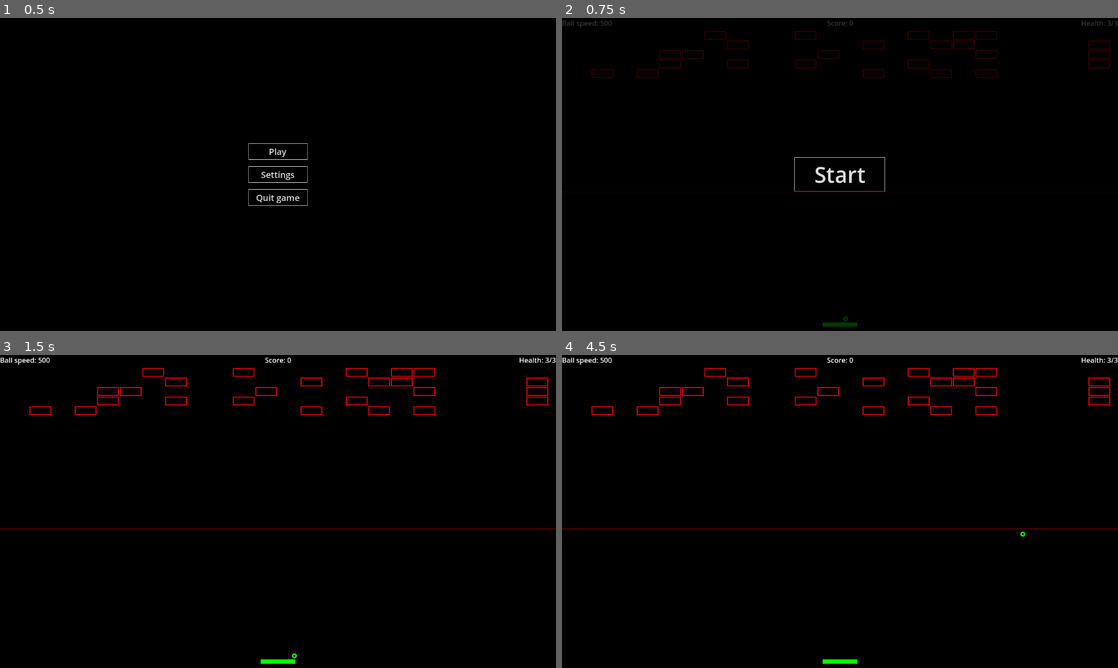
Above: before the commit, frames 1-4 (two rows, left to right).
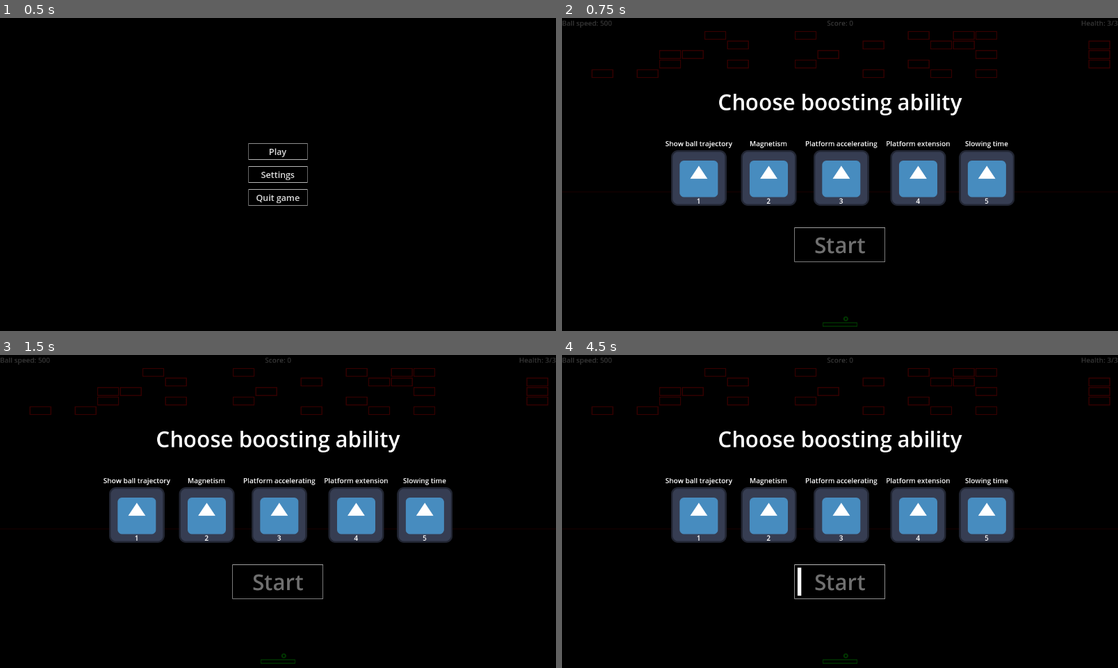
Above: after the commit, the same moments.

Repository: Germenzi/Infinitoid
Game: Godot game, scene res://main.tscn
Same seed, same stepped clock (60 frames per second), same inputs: the game is played once before the commit and once after it. The engine's default icon, where the game draws it, is replaced by a stand-in: a white triangle on a blue panel in a dark square.
Inputs (mouse positions are in pixels of both pictures, inside the frame that each line leads up to):
- Up to frame 1 (0.5 s): no input
- Up to frame 2 (0.75 s): click "Play" at 0.5 s
- Up to frame 3 (1.5 s): click (278, 511) at 1.25 s, where only the run before the commit has a clickable "Start"
- Up to frame 4 (4.5 s): tap Enter at 2, 3.5 s; move the mouse to (962, 495) at 2.02 s; hold Up (ui_up) 2.03-2.75 s; tap O at 2.1, 3.6 s; click (962, 495) at 2.17 s; tap Space at 2.75, 4.25 s; drag from (728, 527) to (812, 574) at 2.77 s; move the mouse to (895, 442) at 3.52 s; hold Up (ui_up) 3.53-4.25 s; drag from (812, 574) to (673, 464) at 4.27 s

Frame 1 is identical in both runs. In frame 2, 11% of the frame differs, in the area x 18-82%, y 24-99%; in frame 3, 12%; in frame 4, 12%, in the area x 0-100%, y 0-99%.

Commit message:
Add ability choosing UI

Diff:
--- a/GameAbilitiesNamespace.gd
+++ /dev/null
@@ -1,11 +0,0 @@
-extends Object
-
-class_name GameAbilitiesNamespace
-
-enum {
-	SLOWTIME,
-	SHOW_BALL_TRAJECTORY,
-	PLATFORM_ACCELERATION,
-	PLATFORM_EXTENSION,
-	MAGNETISM,
-}
--- /dev/null
+++ b/ability_infos/ball_trajectory.tres
@@ -0,0 +1,10 @@
+[gd_resource type="Resource" script_class="AbilityInfo" load_steps=3 format=3 uid="uid://cke05n6l4lfdx"]
+
+[ext_resource type="Script" path="res://scripts/AbilityInfo.gd" id="1_2ddut"]
+[ext_resource type="Texture2D" uid="uid://c3tquqsp3rh14" path="res://icon.svg" id="1_2qujk"]
+
+[resource]
+script = ExtResource("1_2ddut")
+ability_name = "Show ball trajectory"
+ability_texture = ExtResource("1_2qujk")
+ability_type = 1
--- /dev/null
+++ b/ability_infos/magnetism.tres
@@ -0,0 +1,10 @@
+[gd_resource type="Resource" script_class="AbilityInfo" load_steps=3 format=3 uid="uid://sor7jwll2bs8"]
+
+[ext_resource type="Script" path="res://scripts/AbilityInfo.gd" id="1_bg6kw"]
+[ext_resource type="Texture2D" uid="uid://c3tquqsp3rh14" path="res://icon.svg" id="1_ui5lu"]
+
+[resource]
+script = ExtResource("1_bg6kw")
+ability_name = "Magnetism"
+ability_texture = ExtResource("1_ui5lu")
+ability_type = 4
--- /dev/null
+++ b/ability_infos/platform_acceleration.tres
@@ -0,0 +1,10 @@
+[gd_resource type="Resource" script_class="AbilityInfo" load_steps=3 format=3 uid="uid://dg03wwapw0blv"]
+
+[ext_resource type="Texture2D" uid="uid://c3tquqsp3rh14" path="res://icon.svg" id="1_0ytor"]
+[ext_resource type="Script" path="res://scripts/AbilityInfo.gd" id="1_51xe3"]
+
+[resource]
+script = ExtResource("1_51xe3")
+ability_name = "Platform accelerating"
+ability_texture = ExtResource("1_0ytor")
+ability_type = 2
--- /dev/null
+++ b/ability_infos/platform_extension.tres
@@ -0,0 +1,10 @@
+[gd_resource type="Resource" script_class="AbilityInfo" load_steps=3 format=3 uid="uid://dpenq8fqwtc1b"]
+
+[ext_resource type="Texture2D" uid="uid://c3tquqsp3rh14" path="res://icon.svg" id="1_7mvqu"]
+[ext_resource type="Script" path="res://scripts/AbilityInfo.gd" id="1_ekt0c"]
+
+[resource]
+script = ExtResource("1_ekt0c")
+ability_name = "Platform extension"
+ability_texture = ExtResource("1_7mvqu")
+ability_type = 3
--- /dev/null
+++ b/ability_infos/slowtime.tres
@@ -0,0 +1,10 @@
+[gd_resource type="Resource" script_class="AbilityInfo" load_steps=3 format=3 uid="uid://c07b50kexxf7s"]
+
+[ext_resource type="Texture2D" uid="uid://c3tquqsp3rh14" path="res://icon.svg" id="1_xviy4"]
+[ext_resource type="Script" path="res://scripts/AbilityInfo.gd" id="1_ygq1e"]
+
+[resource]
+script = ExtResource("1_ygq1e")
+ability_name = "Slowing time"
+ability_texture = ExtResource("1_xviy4")
+ability_type = 0
--- /dev/null
+++ b/namespaces/AbilitiesListDBNamespace.gd
@@ -0,0 +1,11 @@
+extends Object
+
+class_name AbilitiesListDBNamespace
+
+const AVAILIBLE_ABILITIES : Array[AbilityInfo] = [
+	preload("res://ability_infos/ball_trajectory.tres"),
+	preload("res://ability_infos/magnetism.tres"),
+	preload("res://ability_infos/platform_acceleration.tres"),
+	preload("res://ability_infos/platform_extension.tres"),
+	preload("res://ability_infos/slowtime.tres"),
+]
--- /dev/null
+++ b/namespaces/GameAbilitiesNamespace.gd
@@ -0,0 +1,14 @@
+extends Object
+
+class_name GameAbilitiesNamespace
+
+enum Types {
+	SLOWTIME,
+	SHOW_BALL_TRAJECTORY,
+	PLATFORM_ACCELERATION,
+	PLATFORM_EXTENSION,
+	MAGNETISM,
+}
+
+const ABILITY_FALLBACK_ICON : Texture = preload("res://icon.svg")
+const ABILITY_UI_ENTRY_SCENE : PackedScene = preload("res://scenes/ability_list_ui_entry.tscn")
--- a/project.godot
+++ b/project.godot
@@ -38,11 +38,13 @@
 platform_left={
 "deadzone": 0.5,
 "events": [Object(InputEventKey,"resource_local_to_scene":false,"resource_name":"","device":-1,"window_id":0,"alt_press …(191 unchanged characters)…
+, Object(InputEventKey,"resource_local_to_scene":false,"resource_name":"","device":-1,"window_id":0,"alt_pressed":false,"shift_pressed":false,"ctrl_pressed":false,"meta_pressed":false,"pressed":false,"keycode":0,"physical_keycode":4194319,"key_label":0,"unicode":0,"location":0,"echo":false,"script":null)
 ]
 }
 platform_right={
 "deadzone": 0.5,
 "events": [Object(InputEventKey,"resource_local_to_scene":false,"resource_name":"","device":-1,"window_id":0,"alt_press …(192 unchanged characters)…
+, Object(InputEventKey,"resource_local_to_scene":false,"resource_name":"","device":-1,"window_id":0,"alt_pressed":false,"shift_pressed":false,"ctrl_pressed":false,"meta_pressed":false,"pressed":false,"keycode":0,"physical_keycode":4194321,"key_label":0,"unicode":0,"location":0,"echo":false,"script":null)
 ]
 }
 platform_launch_ball={
@@ -50,6 +52,26 @@
 "events": [Object(InputEventKey,"resource_local_to_scene":false,"resource_name":"","device":-1,"window_id":0,"alt_press …(191 unchanged characters)…
 ]
 }
+ability_selecting_next={
+"deadzone": 0.5,
+"events": [Object(InputEventKey,"resource_local_to_scene":false,"resource_name":"","device":-1,"window_id":0,"alt_pressed":false,"shift_pressed":false,"ctrl_pressed":false,"meta_pressed":false,"pressed":false,"keycode":0,"physical_keycode":68,"key_label":0,"unicode":100,"location":0,"echo":false,"script":null)
+]
+}
+ability_selecting_prev={
+"deadzone": 0.5,
+"events": [Object(InputEventKey,"resource_local_to_scene":false,"resource_name":"","device":-1,"window_id":0,"alt_pressed":false,"shift_pressed":false,"ctrl_pressed":false,"meta_pressed":false,"pressed":false,"keycode":0,"physical_keycode":65,"key_label":0,"unicode":97,"location":0,"echo":false,"script":null)
+]
+}
+ability_selecting_down={
+"deadzone": 0.5,
+"events": [Object(InputEventKey,"resource_local_to_scene":false,"resource_name":"","device":-1,"window_id":0,"alt_pressed":false,"shift_pressed":false,"ctrl_pressed":false,"meta_pressed":false,"pressed":false,"keycode":0,"physical_keycode":83,"key_label":0,"unicode":115,"location":0,"echo":false,"script":null)
+]
+}
+ability_selecting_up={
+"deadzone": 0.5,
+"events": [Object(InputEventKey,"resource_local_to_scene":false,"resource_name":"","device":-1,"window_id":0,"alt_pressed":false,"shift_pressed":false,"ctrl_pressed":false,"meta_pressed":false,"pressed":false,"keycode":0,"physical_keycode":87,"key_label":0,"unicode":119,"location":0,"echo":false,"script":null)
+]
+}
 
 [rendering]
 
--- /dev/null
+++ b/scenes/ability_list_ui_entry.tscn
@@ -0,0 +1,101 @@
+[gd_scene load_steps=4 format=3 uid="uid://4dsx0ran0jti"]
+
+[ext_resource type="Theme" uid="uid://dmce53ilrrlem" path="res://main-theme.tres" id="1_i1g2y"]
+[ext_resource type="Texture2D" uid="uid://c3tquqsp3rh14" path="res://icon.svg" id="2_2janw"]
+
+[sub_resource type="GDScript" id="GDScript_whi16"]
+resource_name = "main"
+script/source = "extends AbilityListEntry
+
+var _selected : bool = false
+var _selecting : bool = false
+
+func _do_set_ability_name(p_ability_name:String) -> void:
+	(%Name as Label).text = p_ability_name
+
+
+func _do_set_ability_number(p_number:int) -> void:
+	(%Number as Label).text = \"%s\" % p_number
+
+
+func _do_set_ability_texture(p_texture:Texture) -> void:
+	(%Icon as TextureRect).texture = p_texture
+
+
+# virtual
+func _do_set_mark_as_selecting(mark:bool) -> void:
+	if mark:
+		if not _selected:
+			(%Number as CanvasItem).self_modulate = Color.AQUAMARINE
+			(%Name as CanvasItem).self_modulate = Color.AQUAMARINE
+	elif not _selected:
+		(%Number as CanvasItem).self_modulate = Color.WHITE
+		(%Name as CanvasItem).self_modulate = Color.WHITE
+
+	_selecting = mark
+
+# virtual
+func _do_set_mark_as_selected(mark:bool) -> void:
+	if mark:
+		(%Number as CanvasItem).self_modulate = Color.GREEN
+		(%Name as CanvasItem).self_modulate = Color.GREEN
+	elif _selecting:
+		(%Number as CanvasItem).self_modulate = Color.AQUAMARINE
+		(%Name as CanvasItem).self_modulate = Color.AQUAMARINE
+	else:
+		(%Number as CanvasItem).self_modulate = Color.WHITE
+		(%Name as CanvasItem).self_modulate = Color.WHITE
+
+	_selected = mark
+"
+
+[node name="AbilityListUIEntry" type="VBoxContainer"]
+anchors_preset = 15
+anchor_right = 1.0
+anchor_bottom = 1.0
+grow_horizontal = 2
+grow_vertical = 2
+script = SubResource("GDScript_whi16")
+
+[node name="Name" type="Label" parent="."]
+unique_name_in_owner = true
+layout_mode = 2
+text = "Ability name"
+horizontal_alignment = 1
+vertical_alignment = 1
+
+[node name="Icon" type="TextureRect" parent="."]
+unique_name_in_owner = true
+layout_mode = 2
+size_flags_vertical = 3
+theme = ExtResource("1_i1g2y")
+texture = ExtResource("2_2janw")
+stretch_mode = 5
+
+[node name="Number" type="Label" parent="Icon"]
+unique_name_in_owner = true
+layout_mode = 1
+anchors_preset = 7
+anchor_left = 0.5
+anchor_top = 1.0
+anchor_right = 0.5
+anchor_bottom = 1.0
+offset_left = -20.0
+offset_top = -19.0
+offset_right = 20.0
+grow_horizontal = 2
+grow_vertical = 0
+horizontal_alignment = 1
+
+[node name="SelectedMarker" type="ColorRect" parent="."]
+unique_name_in_owner = true
+visible = false
+custom_minimum_size = Vector2(0, 5)
+layout_mode = 2
+color = Color(0, 1, 0, 1)
+
+[node name="SelectionMarker" type="ColorRect" parent="."]
+unique_name_in_owner = true
+visible = false
+custom_minimum_size = Vector2(0, 5)
+layout_mode = 2
--- a/scenes/arcanoid_game.tscn
+++ b/scenes/arcanoid_game.tscn
@@ -1,7 +1,7 @@
 [gd_scene load_steps=14 format=3 uid="uid://bixm1xmwh4h83"]
 
 [ext_resource type="Theme" uid="uid://dmce53ilrrlem" path="res://main-theme.tres" id="2_665qb"]
-[ext_resource type="Script" path="res://GameState.gd" id="3_6rb05"]
+[ext_resource type="Script" path="res://scripts/GameState.gd" id="3_6rb05"]
 [ext_resource type="PackedScene" uid="uid://dj4cqaqhhkqus" path="res://scenes/game_starting_ui.tscn" id="3_ricfi"]
 
 [sub_resource type="GDScript" id="GDScript_vuba5"]
@@ -46,8 +46,7 @@
 	BLOCK
 }
 
-@onready
-var chosen_ability : Ability = $BallTrajectroryAbility#$MagnetismAbility#$PlatformExtensionAbility#$PlatformAccelerationAbility
+var chosen_ability : Ability
 
 func _ready() -> void:
 	_game_state.state_machine.handle_state(GameState.GAME_STARTING_STATE, _on_state_game_starting)
@@ -186,9 +185,19 @@
 				banned_rects_sides = ArcanoidGeometry.RectGroupBannedSides.new()
 
 	# hardcoded bugfix, when ball super rarely just ignore walls
-	if not _game_state.playing_area_rect.has_point(_game_state.ball_position):
-		_game_state.ball_position = old_ball_position - old_ball_velocity*delta
-		_game_state.ball_velocity = old_ball_velocity.rotated(randf_range(-1e-1, 1e-1))
+	if not _game_state.playing_area_rect.grow(-_game_state.ball_radius).has_point(_game_state.ball_position):
+		if _game_state.ball_position.x <= _game_state.playing_area_rect.position.x:
+			_game_state.ball_position.x = _game_state.playing_area_rect.position.x + _game_state.ball_radius + 4.0
+			_game_state.ball_velocity.x *= -1
+		elif  _game_state.ball_position.x >= _game_state.playing_area_rect.end.x:
+			_game_state.ball_position.x = _game_state.playing_area_rect.end.x - _game_state.ball_radius - 4.0
+			_game_state.ball_velocity.x *= -1
+		if _game_state.ball_position.y <= _game_state.playing_area_rect.position.y:
+			_game_state.ball_velocity.y *= -1
+			_game_state.ball_position.y = _game_state.playing_area_rect.position.y + _game_state.ball_radius + 4.0
+		elif _game_state.ball_position.y >= _game_state.playing_area_rect.end.y:
+			_game_state.ball_velocity.y *= -1
+			_game_state.ball_position.y = _game_state.playing_area_rect.position.y - _game_state.ball_radius - 4.0
 		print(\"TRUTEN\")
 
 func _place_ball_to_launch_position() -> void:
@@ -264,8 +273,20 @@
 	get_tree().reload_current_scene()
 
 
-func _on_game_starging_ui_start_button_pressed() -> void:
+func _on_game_starging_ui_start_button_pressed(ability:GameAbilitiesNamespace.Types) -> void:
 	(%GameStartingUI as Control).hide()
+	match ability:
+		GameAbilitiesNamespace.Types.SLOWTIME:
+			chosen_ability = $SlowtimeAbility
+		GameAbilitiesNamespace.Types.SHOW_BALL_TRAJECTORY:
+			chosen_ability = $BallTrajectroryAbility
+		GameAbilitiesNamespace.Types.PLATFORM_ACCELERATION:
+			chosen_ability = $PlatformAccelerationAbility
+		GameAbilitiesNamespace.Types.PLATFORM_EXTENSION:
+			chosen_ability = $PlatformExtensionAbility
+		GameAbilitiesNamespace.Types.MAGNETISM:
+			chosen_ability = $MagnetismAbility
+
 	_game_state.state_machine.go_state(GameState.LAUNCHING_BALL_STATE)
 
 
--- a/scenes/game_starting_ui.tscn
+++ b/scenes/game_starting_ui.tscn
@@ -6,11 +6,102 @@
 resource_name = "main"
 script/source = "extends Control
 
-signal start_button_pressed
+signal start_button_pressed(chosen_ability:GameAbilitiesNamespace.Types)
 
 
+func _on_ability_list_start_button_pressed(ability_chosen: GameAbilitiesNamespace.Types) -> void:
+	start_button_pressed.emit(ability_chosen)
+"
+
+[sub_resource type="LabelSettings" id="LabelSettings_5ioai"]
+font_size = 50
+
+[sub_resource type="GDScript" id="GDScript_qi165"]
+resource_name = "ability_list"
+script/source = "extends HBoxContainer
+
+signal start_button_pressed(ability_chosen:GameAbilitiesNamespace.Types)
+
+var _focused_ability : int = -1
+var _selected_ability : int = -1
+var _is_selecting_ability : bool = true
+
+func _ready() -> void:
+	var i : int = 1
+	for ability_info:AbilityInfo in AbilitiesListDBNamespace.AVAILIBLE_ABILITIES:
+		var entry : AbilityListEntry = GameAbilitiesNamespace.ABILITY_UI_ENTRY_SCENE.instantiate()
+
+		entry.build(ability_info.ability_name, i,
+			ability_info.ability_texture if ability_info.ability_texture else GameAbilitiesNamespace.ABILITY_FALLBACK_ICON)
+		entry.ability_info = ability_info
+		add_child(entry)
+		i += 1
+
+
+func _input(event: InputEvent) -> void:
+	if get_child_count() == 0:
+		return
+
+	if event.is_action_pressed(\"ability_selecting_next\") and _is_selecting_ability:
+		if _focused_ability == -1:
+			_focused_ability = 0
+		else:
+			_focused_ability = (_focused_ability+1)%get_child_count()
+		get_children().map(func(v:AbilityListEntry): v.set_mark_as_selecting(false))
+		(get_child(_focused_ability) as AbilityListEntry).set_mark_as_selecting(true)
+
+	if event.is_action_pressed(\"ability_selecting_prev\") and _is_selecting_ability:
+		if _focused_ability == -1:
+			_focused_ability = 0
+		else:
+			_focused_ability = ((_focused_ability-1) + get_child_count()) % get_child_count()
+		get_children().map(func(v:AbilityListEntry): v.set_mark_as_selecting(false))
+		(get_child(_focused_ability) as AbilityListEntry).set_mark_as_selecting(true)
+
+	if event.is_action_pressed(\"platform_launch_ball\") and _is_selecting_ability:
+		if _focused_ability != -1:
+			get_children().map(func(v:AbilityListEntry): v.set_mark_as_selected(false))
+			(get_child(_focused_ability) as AbilityListEntry).set_mark_as_selected(true)
+			_selected_ability = _focused_ability
+			(%StartButton as Button).disabled = false
+
+	if event.is_action_pressed(\"ability_selecting_down\"):
+		(%StartButton as Button).grab_focus()
+
+	if event.is_action_pressed(\"ability_selecting_up\"):
+		(%StartButton as Button).release_focus()
+
+
+func _on_start_button_focus_entered() -> void:
+	_is_selecting_ability = false
+	(get_child(_focused_ability) as AbilityListEntry).set_mark_as_selecting(false)
+	_focused_ability = -1
+
+
+func _on_start_button_focus_exited() -> void:
+	_is_selecting_ability = true
+	_focused_ability = 0
+	(get_child(_focused_ability) as AbilityListEntry).set_mark_as_selecting(true)
+
 func _on_start_button_pressed() -> void:
-	start_button_pressed.emit()
+	if _selected_ability == -1:
+		return
+
+	start_button_pressed.emit((get_child(_selected_ability) as AbilityListEntry).ability_info.ability_type)
+"
+
+[sub_resource type="GDScript" id="GDScript_27bs7"]
+resource_name = "start_button"
+script/source = "extends Button
+
+
+
+func _on_focus_entered() -> void:
+	($FocusIndicator as CanvasItem).show()
+
+
+func _on_focus_exited() -> void:
+	($FocusIndicator as CanvasItem).hide()
 "
 
 [node name="GameStartingUI" type="Control"]
@@ -39,12 +130,51 @@
 anchor_bottom = 1.0
 grow_horizontal = 2
 grow_vertical = 2
+theme_override_constants/separation = 50
 alignment = 1
 
+[node name="Label" type="Label" parent="VBoxContainer"]
+layout_mode = 2
+text = "Choose boosting ability"
+label_settings = SubResource("LabelSettings_5ioai")
+horizontal_alignment = 1
+
+[node name="AbilityList" type="HBoxContainer" parent="VBoxContainer"]
+show_behind_parent = true
+layout_mode = 2
+theme_override_constants/separation = 20
+alignment = 1
+script = SubResource("GDScript_qi165")
+
 [node name="StartButton" type="Button" parent="VBoxContainer"]
+unique_name_in_owner = true
 layout_mode = 2
 size_flags_horizontal = 4
 theme_override_font_sizes/font_size = 50
+disabled = true
 text = "   Start   "
+script = SubResource("GDScript_27bs7")
 
-[connection signal="pressed" from="VBoxContainer/StartButton" to="." method="_on_start_button_pressed"]
+[node name="FocusIndicator" type="MarginContainer" parent="VBoxContainer/StartButton"]
+visible = false
+layout_mode = 1
+anchors_preset = -1
+anchor_right = 0.113
+anchor_bottom = 1.0
+offset_right = 0.0319977
+grow_vertical = 2
+theme_override_constants/margin_left = 7
+theme_override_constants/margin_top = 7
+theme_override_constants/margin_right = 7
+theme_override_constants/margin_bottom = 7
+
+[node name="ColorRect" type="ColorRect" parent="VBoxContainer/StartButton/FocusIndicator"]
+layout_mode = 2
+
+[connection signal="gui_input" from="VBoxContainer/AbilityList" to="VBoxContainer/AbilityList" method="_on_gui_input"]
+[connection signal="start_button_pressed" from="VBoxContainer/AbilityList" to="." method="_on_ability_list_start_button_pressed"]
+[connection signal="focus_entered" from="VBoxContainer/StartButton" to="VBoxContainer/StartButton" method="_on_focus_entered"]
+[connection signal="focus_entered" from="VBoxContainer/StartButton" to="VBoxContainer/AbilityList" method="_on_start_button_focus_entered"]
+[connection signal="focus_exited" from="VBoxContainer/StartButton" to="VBoxContainer/StartButton" method="_on_focus_exited"]
+[connection signal="focus_exited" from="VBoxContainer/StartButton" to="VBoxContainer/AbilityList" method="_on_start_button_focus_exited"]
+[connection signal="pressed" from="VBoxContainer/StartButton" to="VBoxContainer/AbilityList" method="_on_start_button_pressed"]
--- /dev/null
+++ b/scripts/AbilityInfo.gd
@@ -0,0 +1,13 @@
+extends Resource
+
+class_name AbilityInfo
+
+@export
+var ability_name : String
+
+@export
+var ability_texture : Texture
+
+
+@export
+var ability_type : GameAbilitiesNamespace.Types
--- /dev/null
+++ b/scripts/AbilityListEntry.gd
@@ -0,0 +1,55 @@
+extends Control
+
+class_name AbilityListEntry
+
+var ability_info : AbilityInfo
+
+func build(p_ability_name:String, p_number:int, p_texture:Texture) -> void:
+	set_ability_name(p_ability_name)
+	set_ability_number(p_number)
+	set_ability_texture(p_texture)
+
+
+func set_ability_name(p_ability_name:String) -> void:
+	_do_set_ability_name(p_ability_name)
+
+
+func set_ability_number(p_number:int) -> void:
+	_do_set_ability_number(p_number)
+
+
+func set_ability_texture(p_texture:Texture) -> void:
+	_do_set_ability_texture(p_texture)
+
+
+func set_mark_as_selecting(mark:bool) -> void:
+	_do_set_mark_as_selecting(mark)
+
+
+func set_mark_as_selected(mark:bool) -> void:
+	_do_set_mark_as_selected(mark)
+
+
+# virtual
+func _do_set_ability_name(p_ability_name:String) -> void:
+	pass
+
+
+# virtual
+func _do_set_ability_number(p_number:int) -> void:
+	pass
+
+
+# virtual
+func _do_set_ability_texture(p_texture:Texture) -> void:
+	pass
+
+
+# virtual
+func _do_set_mark_as_selecting(mark:bool) -> void:
+	pass
+
+
+# virtual
+func _do_set_mark_as_selected(mark:bool) -> void:
+	pass
--- a/test.tscn
+++ /dev/null
@@ -1,14 +0,0 @@
-[gd_scene load_steps=2 format=3 uid="uid://bvqc1fy52psyk"]
-
-[sub_resource type="GDScript" id="GDScript_be8ij"]
-script/source = "extends Node
-
-#func _ready() -> void:
-	#print(ArcanoidGeometry.ccd_circle_box(
-		#Vector2(20.0, 20.0), Vector2(220.0, -180.0), 5.0,
-		#Rect2(0, 0, )
-	#))
-"
-
-[node name="Test" type="Node"]
-script = SubResource("GDScript_be8ij")
Not shown: 1 places in scenes/game_starting_ui.tscn that only renumber resources
Renamed: Ability.gd -> scripts/Ability.gd
Renamed: ArcanoidGeometry.gd -> scripts/ArcanoidGeometry.gd
Renamed: GameState.gd -> scripts/GameState.gd
Renamed: StateMachine.gd -> scripts/StateMachine.gd
